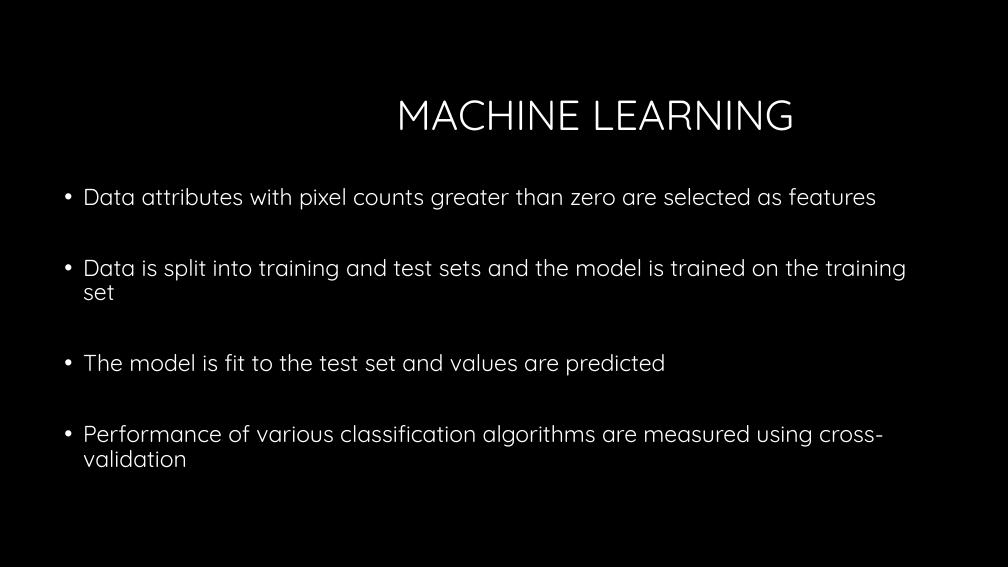
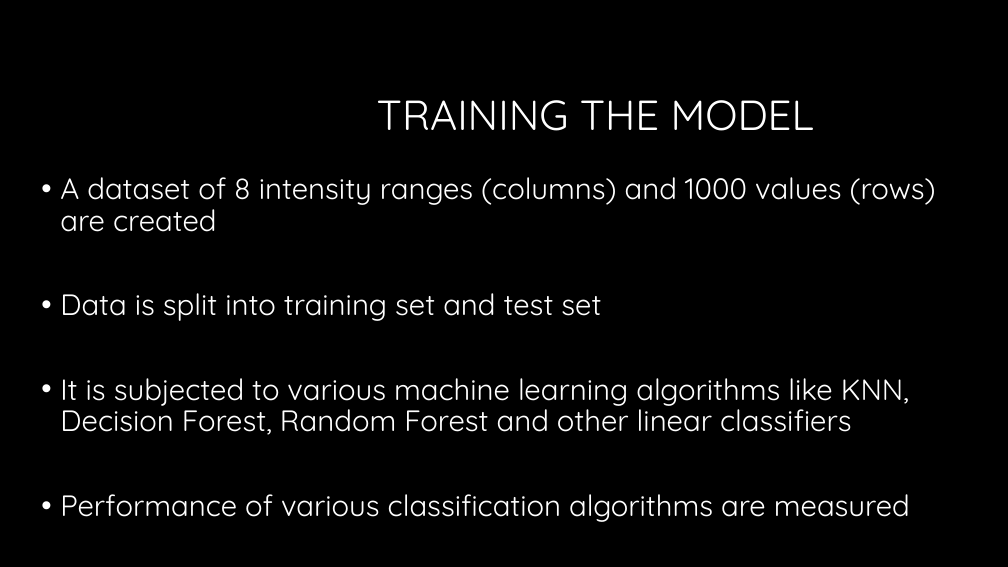
Before and after one commit to nsudhanva/eit, a slide deck: slide 9 of docs/Electrical Impedance Tomography.pptx. Drawn at 1008x567 pixels with LibreOffice and Linux fonts; fonts in the diff are those of the drawing; background and template pictures are left out. Boxes give left, top, right and bottom in pixels: in the first picture for what was removed or moved away, otherwise in the second. Text is boxed around its words. In the diff, an @@ line names an element or a change of style, - is before the commit and + after.

Commit message:
Changes to PPT

```diff
--- a/docs/Electrical Impedance Tomography.pptx
+++ b/docs/Electrical Impedance Tomography.pptx
@@ title at [377,100,814,131]: text changed @@
-MACHINE LEARNING
+TRAINING THE MODEL
@@ text at [60,177,936,522]: text changed; size 22 to 28 pt @@
-• Data attributes with pixel counts greater than zero are selected as features
-• Data is split into training and test sets and the model is trained on the training set
-• The model is fit to the test set and values are predicted
-• Performance of various classification algorithms are measured using cross-validation
+• A dataset of 8 intensity ranges (columns) and 1000 values (rows) are created
+• Data is split into training set and test set
+• It is subjected to various machine learning algorithms like KNN, Decision Forest, Random Forest and other linear classifiers
+• Performance of various classification algorithms are measured
```
Also in this commit, not shown: 8 other slides changed, 1 slide added, 1 slide removed.
